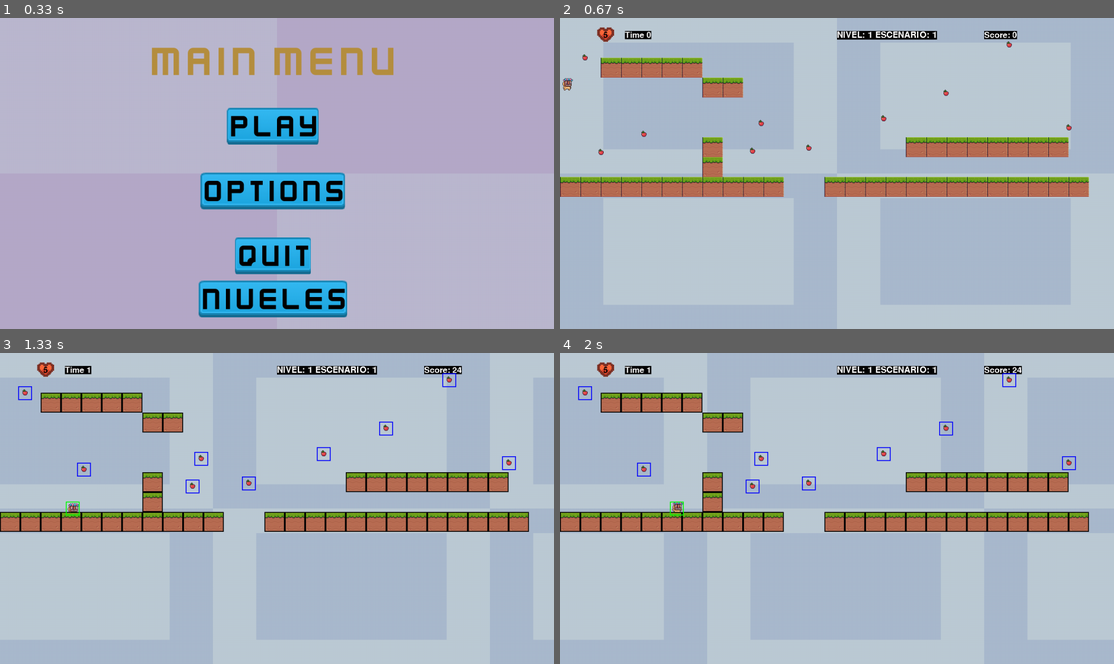
Above: before the commit, frames 1-4 (two rows, left to right).
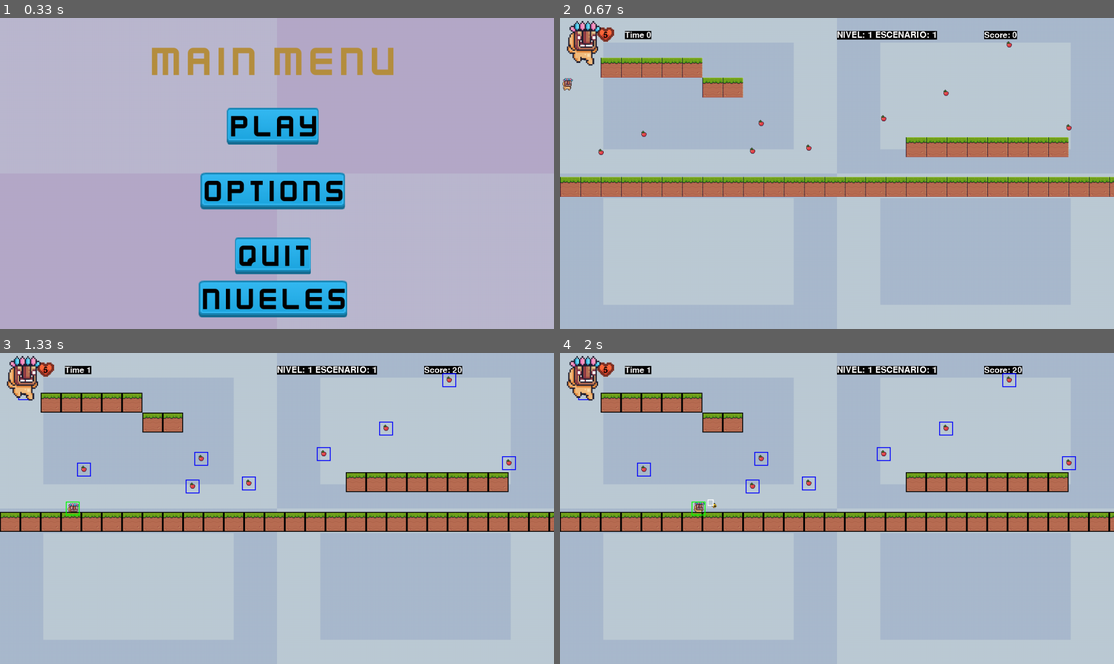
Above: after the commit, the same moments.

Repository: Maxizx/patricioBallesteros-pygame-tp-final
Game: pygame game, started from main.py
Same seed, same stepped clock (60 frames per second), same inputs: the game is played once before the commit and once after it.
Inputs (mouse positions are in pixels of both pictures, inside the frame that each line leads up to):
- Up to frame 1 (0.33 s): no input
- Up to frame 2 (0.67 s): click "PLAY" at 0.38 s
- Up to frame 3 (1.33 s): hold A 0.67-1.13 s; hold Right 0.67-1.13 s; move the mouse to (254, 520) at 0.7 s; hold P from 1.17 s (still down); hold Right from 1.17 s (still down)
- Up to frame 4 (2 s): release P at 1.63 s; release Right at 1.63 s; hold Right from 1.67 s (still down); tap A at 1.82 s

Frame 1 is identical in both runs. In frame 2, 1.9% of the frame differs, in the area x 1-100%, y 0-58%; in frame 3, 1.9%; in frame 4, 2.1%.

Commit message:
add bullet

Diff:
--- a/auxiliar/auxiliar.py
+++ b/auxiliar/auxiliar.py
@@ -3,7 +3,7 @@
 
 class Auxiliar:
     @staticmethod
-    def getSurfaceFromSpriteSheet(path, columnas, filas, flip=False, step=1):
+    def getSurfaceFromSpriteSheet(path, columnas, filas, flip=False, step=1, rescalar=None):
         lista = []
         surface_imagen = pg.image.load(path)
         fotograma_ancho = int(surface_imagen.get_width() / columnas)
@@ -20,6 +20,9 @@
                     surface_fotograma = pg.transform.flip(
                         surface_fotograma, True, False
                     )
+                if rescalar != None:
+                    surface_fotograma = pg.transform.scale_by(surface_fotograma,rescalar)
+
                 lista.append(surface_fotograma)
         return lista
 
--- /dev/null
+++ b/auxiliar/objetos/balas.py
@@ -0,0 +1,67 @@
+import pygame as pg
+from auxiliar.auxiliar import Auxiliar
+from auxiliar.constantes import *
+
+
+class balas(pg.sprite.Sprite):
+    def __init__(self, path_sprite_pj, x, y, speed,lado):
+        pg.sprite.Sprite.__init__(self)
+        self.daño = 20
+        self.lado = lado
+        self.sprite_pj = Auxiliar.getSurfaceFromSpriteSheet(path_sprite_pj, 8, 1,self.lado,rescalar=0.25)
+        self.index_current_frame = 0
+        self.current_frame = self.sprite_pj[self.index_current_frame]
+        self.rect = self.current_frame.get_rect()
+        self.rect.centerx = x
+        self.rect.bottom = y + 10
+        self.update_time = pg.time.get_ticks()
+        self.frames = 85
+
+
+        if self.lado == False:
+            self.speed = speed * -1
+        else:
+            self.speed = speed
+
+
+    def update(self, lista_de_obstaculos, lista_de_enemigos):
+
+        self.rect.centerx += self.speed
+
+        self.colision_con_bloques(lista_de_obstaculos)
+        self.colision_con_enemigo(lista_de_enemigos)
+        self.colision_bordes()
+
+
+    def colision_bordes(self):
+            if self.rect.centerx > ANCHO_VENTANA or self.rect.centerx < 0:
+                self.kill()
+
+    def colision_con_enemigo(self, lista_de_enemigos):
+        for enemigo in lista_de_enemigos:
+            if enemigo.rect.colliderect(self.rect):
+                vida_enemigo = enemigo.quitar_vida(self.daño)
+                print(vida_enemigo)
+                if vida_enemigo <= 0:
+                    enemigo.kill()
+                self.kill()
+
+
+    def colision_con_bloques(self, obstacle_group):
+        for obstacle in obstacle_group:
+            if obstacle.rect.colliderect(self.rect):
+                self.kill()
+
+    def do_animation(self):
+        self.current_frame = self.sprite_pj[self.index_current_frame]
+        if pg.time.get_ticks() - self.update_time > self.frames:
+            if self.index_current_frame < len(self.sprite_pj) -1:
+                self.index_current_frame += 1
+            else:
+                self.index_current_frame = 0
+            self.update_time = pg.time.get_ticks()
+
+    def draw(self, screen,lista_de_obstaculos, lista_de_enemigos):
+        self.update(lista_de_obstaculos, lista_de_enemigos)
+        self.do_animation()
+        screen.blit(self.current_frame, (self.rect.centerx,self.rect.centery))
--- a/auxiliar/objetos/botin.py
+++ b/auxiliar/objetos/botin.py
@@ -8,7 +8,7 @@
     def __init__(self) -> None:
         super().__init__()
         self.stay = Auxiliar.getSurfaceFromSpriteSheet("images/Apple.png",17,1,step=1)
-        self.puntos = random.randrange(10,50)
+        self.puntos = random.randrange(15,30)
         self.frame = 0
         self.animation = self.stay
         self.image = self.animation[self.frame]
--- a/auxiliar/objetos/enemigo.py
+++ b/auxiliar/objetos/enemigo.py
@@ -2,32 +2,32 @@
 import pygame as pg
 from auxiliar.constantes import *
 from auxiliar.auxiliar import Auxiliar
-from auxiliar.constantes import *
-from auxiliar.objetos.player import Player
 import random as rd
 
 
 class Enemy(pg.sprite.Sprite):
-    def __init__(self, x, y) -> None:
+    def __init__(self, x=0, y=0) -> None:
         super().__init__()
-        self.walk_r = Auxiliar.getSurfaceFromSpriteSheet("images/caracters/stink/Run (32x32).png", 12, 1)[:12]
-        self.walk_l = Auxiliar.getSurfaceFromSpriteSheet("images/caracters/stink/Run (32x32).png", 12, 1, True)[:12]
-        self.stay = Auxiliar.getSurfaceFromSpriteSheet("images/caracters/stink/Idle (32x32).png", 11, 1)
+        self.walk_r = Auxiliar.getSurfaceFromSpriteSheet("images/caracters/Chicken/Run (32x34).png", 14, 1)[:14]
+        self.walk_l = Auxiliar.getSurfaceFromSpriteSheet("images/caracters/Chicken/Run (32x34).png", 14, 1, True)[:14]
+        self.stay = Auxiliar.getSurfaceFromSpriteSheet("images/caracters/Chicken/Idle (32x34).png", 13, 1)
+        self.image_spawner = Auxiliar.load_image_and_scale("images/caracters/stink/Fall (32x32).png",100,110)
+        self.live = 100
         self.frame = 0
         self.move_x = x
         self.move_y = y
         self.speed_walk = rd.randint(2,5)
         self.speed_run = rd.randint(2,5)
         self.gravity = 8
+        self.move_x += self.speed_walk
         self.animation = self.stay
         self.image = self.animation[self.frame]
         self.rect = self.image.get_rect()
         self.direccion = "right"
         self.grupo_enemigos = pg.sprite.Group()
         self.cooldown_de_hit = 1000
-        self.tiempo_entre_hits = pg.time.get_ticks()
-        self.move_x += self.speed_walk
-        self.tiempo_spawn= 6000
+        self.tiempo_entre_hits =pg.time.get_ticks()
+        self.tiempo_spawn= 5000
         self.relog_spawn = pg.time.get_ticks()
 
 
@@ -48,11 +48,11 @@
 
         if self.rect[0] < 0:
             self.rect[0] = 0
-            self.caminar_direccion(False)
+            self.move_x = self.move_x*-1
 
         elif self.rect[0] > ANCHO_VENTANA:
             self.rect[0] = ANCHO_VENTANA
-            self.caminar_direccion(True)
+            self.move_x = self.move_x * -1
 
 
         self.rect.x += self.move_x
@@ -85,10 +85,15 @@
     #             self.rect.left = objeto.right
     #             self.caminar_direccion(False)
 
-    def spawn_enemigos(self,cantidad_de_enemigos = 4):
+    def quitar_vida(self,daño):
+        self.live -= daño
+        return self.live
+
+    def spawn_enemigos(self,screen, cantidad_de_enemigos = 4, coodenadas_x = 0, coodenadas_y = 0):
+        screen.blit(self.image_spawner,(coodenadas_x,coodenadas_y))
         if (pg.time.get_ticks() - self.relog_spawn) > self.tiempo_spawn:
             for _ in range(cantidad_de_enemigos):
-                    enemigo = Enemy(0,0)
+                    enemigo = Enemy(coodenadas_x,coodenadas_y)
                     self.grupo_enemigos.add(enemigo)
                     print("Se creó un enemigo nueva")
             self.relog_spawn = pg.time.get_ticks()
--- a/auxiliar/objetos/player.py
+++ b/auxiliar/objetos/player.py
@@ -1,11 +1,11 @@
 import pygame as pg
 from auxiliar.auxiliar import Auxiliar
 from auxiliar.constantes import *
-
+from auxiliar.objetos.balas import balas
 
 
 class Player(pg.sprite.Sprite):
-    def __init__(self, diccionario) -> None:
+    def __init__(self, diccionario,score) -> None:
         self.walk_r = Auxiliar.getSurfaceFromSpriteSheet("images/caracters/stink/Run (32x32).png", 12, 1)[:12]
         self.walk_l = Auxiliar.getSurfaceFromSpriteSheet("images/caracters/stink/Run (32x32).png", 12, 1, True)[:12]
         self.stay = Auxiliar.getSurfaceFromSpriteSheet("images/caracters/stink/Idle (32x32).png", 11, 1)
@@ -13,7 +13,7 @@
         # self.jump_l = Auxiliar.getSurfaceFromSpriteSheet("images/caracters/stink/jump.png", 33, 1, True, 2)
         self.frame = 0
         self.lives = 5
-        self.score = 0
+        self.score = score
         self.move_x = diccionario["x"]
         self.move_y = diccionario["y"]
         self.speed_walk = diccionario["speed_walk"]
@@ -26,8 +26,11 @@
         self.direccion = "right"
         self.cooldown_de_hit = 1000
         self.tiempo_entre_hits = pg.time.get_ticks()
-
+        self.grupo_de_balas = pg.sprite.Group()
+        self.lado = False
         self.is_jump = False
+        self.cooldown_disparo = 150
+        self.tiempo_entre_disparos = pg.time.get_ticks()
 
 
     def selector_de_movimiento(self,movimientos):
@@ -40,6 +43,8 @@
             self.control("JUMP_R")
         if movimientos[pg.K_SPACE] and movimientos[pg.K_LEFT]:
             self.control("JUMP_L")
+        if movimientos[pg.K_a]:
+            self.control("ATTACK")
         if not movimientos[pg.K_RIGHT] and not movimientos[pg.K_LEFT]:
             self.control("STAY")
 
@@ -47,11 +52,18 @@
 
 
     def control(self, action):
+        if action == "ATTACK":
+            if (pg.time.get_ticks() - self.tiempo_entre_disparos) > self.cooldown_disparo:
+                self.tiempo_entre_disparos = pg.time.get_ticks()
+                bala = balas("images/huevo.png",self.rect.x,self.rect.y,self.speed_run,self.lado)
+                self.grupo_de_balas.add(bala)
+
         if action == "WALK_R":
             self.move_x = self.speed_walk
             self.animation = self.walk_r
             self.frame = 0
             self.direccion = "right"
+            self.lado = True
 
 
         elif action == "WALK_L":
@@ -59,6 +71,7 @@
             self.animation = self.walk_l
             self.frame = 0
             self.direccion = "left"
+            self.lado = False
 
         elif action == "JUMP_R":
             self.move_y = -self.jump
@@ -143,6 +156,9 @@
     #             self.rect.left = objeto.right
     #             # print("choqué a la izquiera")
 
-    def draw(self, screen):
+    def draw(self, screen,grupo1 , grupo2):
+        for bala in self.grupo_de_balas:
+            bala.draw(screen,grupo1,grupo2)
+
         self.image = self.animation[self.frame]
         screen.blit(self.image, self.rect)
--- a/config/settings.json
+++ b/config/settings.json
@@ -29,9 +29,9 @@
                 "       XX                ",
                 "                         ",
                 "                         ",
-                "       X         XXXXXXXX",
-                "       X                 ",
-                "XXXXXXXXXXX  XXXXXXXXXXXXX"
+                "                 XXXXXXXX",
+                "                         ",
+                "XXXXXXXXXXXXXXXXXXXXXXXXXXXX"
             ],
             "1_escenario": [
                 "                         ",
@@ -42,7 +42,7 @@
                 "                         ",
                 "                         ",
                 "                         ",
-                "XXXXXXXXXXXXXXXXXXXXXXXXX"
+                "XXXXXXXXXXXXXXXXXXXXXXXXXXX"
             ],
             "2_escenario": [
                 "                         ",
@@ -53,7 +53,7 @@
                 "                         ",
                 "        XXX     X        ",
                 "                X        ",
-                "XXXXXXXXXXXXXXXXXXXXXXXXX"
+                "XXXXXXXXXXXXXXXXXXXXXXXXXXX"
             ]
         },
         "level_1": {
@@ -74,7 +74,7 @@
                 "            XXXX         ",
                 "                 XXXXXXXX",
                 "                         ",
-                "XXXXXXXXXXXXXXXXXXXXXXXXX"
+                "XXXXXXXXXXXXXXXXXXXXXXXXXXXX"
             ],
             "1_escenario": [
                 "                         ",
@@ -85,7 +85,7 @@
                 "                         ",
                 "                 XXXXXXXX",
                 "                         ",
-                "XXXXXXXXXXXXXXXXXXXXXXXXX"
+                "XXXXXXXXXXXXXXXXXXXXXXXXXXXX"
             ],
             "2_escenario": [
                 "                         ",
@@ -96,7 +96,8 @@
                 "            XXXX         ",
                 "                 XXXXXXXX",
                 "                         ",
-                "XXXXXXXXXXXXXXXXXXXXXXXXX"
+                "XXXXXXXXXXXXXXXXXXXXXXXXXXXX"
+
             ]
         },
         "level_2": {
@@ -117,7 +118,8 @@
                 "            XXXX         ",
                 "                 XXXXXXXX",
                 "                         ",
-                "XXXXXXXXXXXXXXXXXXXXXXXXX"
+                "XXXXXXXXXXXXXXXXXXXXXXXXXXXX"
+
             ],
             "1_escenario": [
                 "                         ",
@@ -128,7 +130,8 @@
                 "            XXXX         ",
                 "                 XXXXXXXX",
                 "                         ",
-                "XXXXXXXXXXXXXXXXXXXXXXXXX"
+                "XXXXXXXXXXXXXXXXXXXXXXXXXXXX"
+
             ],
             "2_escenario": [
                 "                         ",
@@ -139,7 +142,8 @@
                 "            XXXX         ",
                 "                 XXXXXXXX",
                 "                         ",
-                "XXXXXXXXXXXXXXXXXXXXXXXXX"
+                "XXXXXXXXXXXXXXXXXXXXXXXXXXXX"
+
             ]
         }
     }
--- a/game.py
+++ b/game.py
@@ -28,7 +28,7 @@
 
 
 class GameManager(pg.sprite.Sprite):
-    def __init__(self, nivel=0,escenario=0):
+    def __init__(self, nivel=0,escenario=0,score=0):
         pg.font.init()
         pg.init()
         pg.display.set_caption("Island Adventure")
@@ -47,17 +47,19 @@
         self.imagen_fondo = Auxiliar.load_image_and_scale("images/locations/fondos/Purple.png",ANCHO_VENTANA,ALTO_VENTANA)
         self.imagen_fondo2 = Auxiliar.load_image_and_scale("images/locations/fondos/Blue.png",ANCHO_VENTANA,ALTO_VENTANA)
         self.vidas = Auxiliar.load_image_and_scale("images/corazo.png",50,50)
-        self.player_1 = Player(config_player)
+        self.player_1 = Player(config_player,score)
         self.fruta = Frutas()
-        self.enemigo = Enemy(100,100)
+        self.enemigo = Enemy()
+        self.menu_ = menu()
         self.lista_de_niveles = lista_niveles
         self.nivel = nivel
         self.escenario =  escenario
         self.escenario_actual = self.escenario
         self.change = False
+        self.relog = 0
         self.mapas = construir_mapas(0,0)
         self.fruta.spawn_frutas(10)
-        self.enemigo.spawn_enemigos()
+        # self.enemigo.spawn_enemigos()
         self.cargar_mapa()
 
         # self.apple = pg.mixer.Sound("audio/apple.mp3")
@@ -69,7 +71,7 @@
         """
 
         while True:
-            relog = pg.time.get_ticks()//1000
+            self.relog = pg.time.get_ticks()//1000
             self.musica_de_fondo.reproducir_audio()
             # self.recompensa.reproducir_audio()
             self.pasar_escenario()
@@ -100,23 +102,15 @@
 
 
 
-            self.enemigo.spawn_enemigos()
-
-
-
-
-
-            # camara_x = -self.player_1.rect[0] % self.imagen_fondo2.get_rect().width
-            camara_x = -self.player_1.rect[0] % ANCHO_VENTANA
-            #print(self.player_1.rect)
-
-            #camara_x = -self.player_1.move_x
-            self.screen.blit(self.imagen_fondo2, self.imagen_fondo2.get_rect(topleft=(self.player_1.movimiento_horizontal_de_la_camara(self.imagen_fondo2.get_rect().width),0)))
-            if camara_x < ANCHO_VENTANA:
-                self.screen.blit(self.imagen_fondo2,(camara_x,0))
-
-
-                self.gameover()
+
+
+
+
+
+            self.screen.blit(self.imagen_fondo2, self.imagen_fondo2.get_rect(topleft=(0,0)))
+
+
+            self.gameover()
 
 
 
@@ -125,20 +119,21 @@
             self.colision_con_objetos(self.enemigo)
             self.colision_con_fruta(self.player_1)
             self.colision_con_enemigo(self.player_1)
-            # self.losser()
+            self.colision_fruta_con_bloque(self.fruta.grupo_frutas)
+
 
 
             self.enemigo.grupo_enemigos.update()
             self.enemigo.grupo_enemigos.draw(self.screen)
             self.player_1.update()
-            self.player_1.draw(self.screen)
+            self.player_1.draw(self.screen,self.mapas.grupo_bloques,self.enemigo.grupo_enemigos)
             self.fruta.grupo_frutas.draw(self.screen)
             self.fruta.grupo_frutas.update()
             self.mapas.grupo_bloques.draw(self.screen)
             self.mapas.grupo_bloques.update()
 
 
-            contador = self.fuente_1.render(f"Time {str(relog)}",True,(255,255,255),(0,0,0))
+            contador = self.fuente_1.render(f"Time {str(self.relog)}",True,(255,255,255),(0,0,0))
             contador_vidas = self.fuente_1.render(str(self.player_1.lives),False,(0,0,0))
             contador_score_jugador = self.fuente_1.render(f"Score: {str(self.player_1.score)}",False,(255,255,255),(0,0,0) )
             nivel = self.fuente.render(f"NIVEL: {str(self.nivel + 1)} ESCENARIO: {str(self.escenario + 1)}",False,(255,255,255),(0,0,0) )
@@ -151,13 +146,14 @@
                 self.screen.fill("Black")
                 self.change = True
 
-
             if self.debug == True:
                 print(f" Player X top: {self.player_1.rect.top},left: {self.player_1.rect.left}, right: {self.player_1.rect.right},bottom: {self.player_1.rect.bottom}")
                 self.dibujar_bloque()
                 self.dibujar_player()
                 self.dibujar_frutas()
                 self.dibujar_enemigos()
+                self.dibujar_balas()
+            self.enemigo.spawn_enemigos(self.screen)
 
             # enemigos update
             # player dibujarlo
@@ -168,21 +164,10 @@
 
 
 
-
-
-
-
-
-
-    def losser(self):
-        if self.player_1.lives == 0:
-            self.loser = True
-
-
     def gameover(self):
         if self.player_1.lives == 0:
-            menu_ = menu()
-            menu_.game_over()
+
+            self.menu_.game_over()
             print("Game Over")
 
             # pg.quit()
@@ -205,17 +190,23 @@
         self.mapas.construir_mapa(self.mapa)
 
     def pasar_escenario(self):
-        if self.player_1.rect.right > self.screen_width:
-            if self.escenario < 2:
-                self.escenario += 1
-                game = GameManager(escenario=self.escenario)
-                game.run()
-        elif self.player_1.score > 400:
+        if self.escenario == 2 and self.player_1.score >= 400  and self.nivel != 2:
             if self.nivel < 2:
                 self.nivel += 1
                 self.escenario =0
-                game = GameManager(self.nivel)
+                game = GameManager(self.nivel,score=self.player_1.score)
                 game.run()
+
+        elif self.player_1.rect.right > self.screen_width:
+            if self.escenario < 2:
+                self.escenario += 1
+                game = GameManager(self.nivel,escenario=self.escenario, score=self.player_1.score)
+                game.run()
+            if self.nivel == 2 and self.escenario == 2 and self.player_1.score >= 1000:
+                self.menu_.win_game()
+
+
+
 
 
         # if self.change == False:
@@ -249,6 +240,14 @@
     #             objeto.rect.left = bloque_colisiona.rect.right
     #             # print("choqué a la izquiera")
 
+    def colision_fruta_con_bloque(self,grupo_frutas):
+        for objeto in grupo_frutas:
+            bloque_colisiona =  pg.sprite.spritecollideany(objeto,self.mapas.grupo_bloques)
+            if bloque_colisiona:
+            # if self.rect.colliderect(objeto):
+                objeto.rect.bottom = bloque_colisiona.rect.top
+
+
     def colision_con_objetos_enemigo(self,grupo_de_sprites):
         for objeto in grupo_de_sprites:
             bloque_colisiona =  pg.sprite.spritecollideany(objeto,self.mapas.grupo_bloques)
@@ -291,9 +290,9 @@
 
                 elif player.rect.top < objeto.bottom and player.rect.bottom > objeto.bottom:
                     player.rect.top = objeto.bottom
-                    print("choqué arriba")
-
-                elif player.rect.right > objeto.left and player.rect.left > objeto.left:
+                    # print("choqué arriba")
+
+                elif player.rect.right > objeto.left and player.rect.left < objeto.left:
                     player.rect.bottom = objeto.top
                     player.rect.right = objeto.left
                     print(f"parte derecha del personaje: {player.rect.right}, parte izquiera del bloque: {objeto.left}")
@@ -319,16 +318,15 @@
         for bloque in self.enemigo.grupo_enemigos:
             pg.draw.rect(self.screen,"Red",bloque.rect,2)
 
+
+    def dibujar_balas(self):
+        for bloque in self.player_1.grupo_de_balas:
+            pg.draw.rect(self.screen,"White",bloque.rect,2)
+
+
     def dibujar_player(self):
             pg.draw.rect(self.screen,"Green",self.player_1.rect,2)
 
 
 
-
-# enemigo: balas, vida
-# Trampa:
-# generador de enemigos:
-
-# sttings
-# pausa
-# pantalla de ranking con json
+#
--- a/interfaz/GUI_menus.py
+++ b/interfaz/GUI_menus.py
@@ -33,6 +33,32 @@
 
             self.screen.fill("black")
             self.PLAY_TEXT = self.get_font(70).render("Gave Over", True, (255,45,0))
+            self.PLAY_RECT = self.PLAY_TEXT.get_rect(center= self.posicion_centrada)
+            self.screen.blit(self.PLAY_TEXT, self.PLAY_RECT)
+
+            self.PLAY_BACK = Button(image=None, pos= self.posicion_centrada_abajo,
+                                text_input="SALIR", font=self.get_font(75), base_color="White", hovering_color="Green")
+
+            self.PLAY_BACK.changeColor(self.posicion_del_mouse)
+            self.PLAY_BACK.update(self.screen)
+
+            for event in pg.event.get():
+                if event.type == pg.QUIT:
+                    pg.quit()
+
+                if event.type == pg.MOUSEBUTTONDOWN:
+                    if self.PLAY_BACK.checkForInput(self.posicion_del_mouse):
+                        pg.quit()
+                        sys.exit()
+
+            pg.display.update()
+
+    def win_game(self):
+        while True:
+            self.posicion_del_mouse = pg.mouse.get_pos()
+
+            self.screen.fill("black")
+            self.PLAY_TEXT = self.get_font(70).render("Win", True, "Green")
             self.PLAY_RECT = self.PLAY_TEXT.get_rect(center= self.posicion_centrada)
             self.screen.blit(self.PLAY_TEXT, self.PLAY_RECT)
 
Binary file added: images/On (38x38).png
Binary file added: images/caracters/Chicken/Hit (32x34).png
Binary file added: images/caracters/Chicken/Idle (32x34).png
Binary file added: images/caracters/Chicken/Run (32x34).png
Binary file added: images/huevo.png
